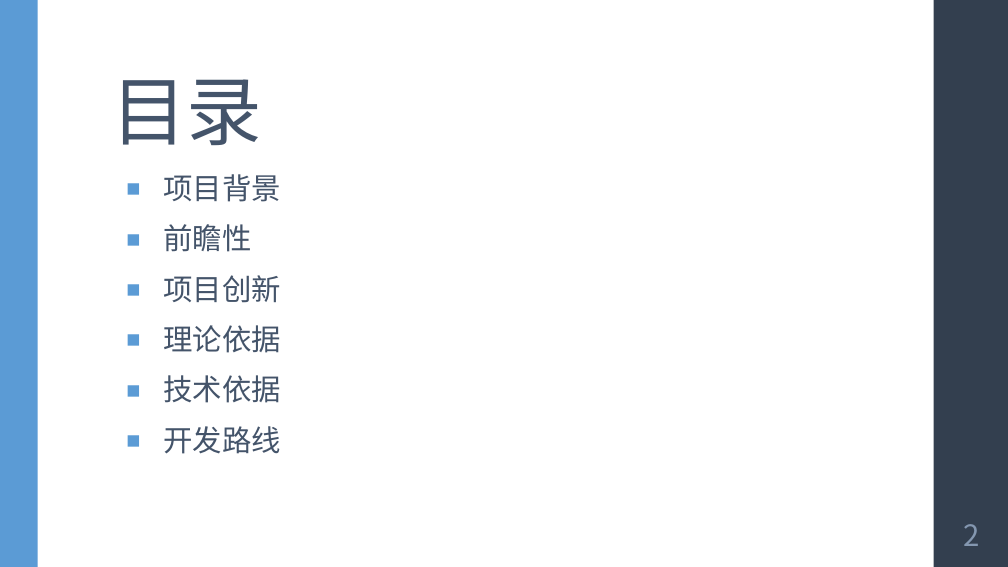
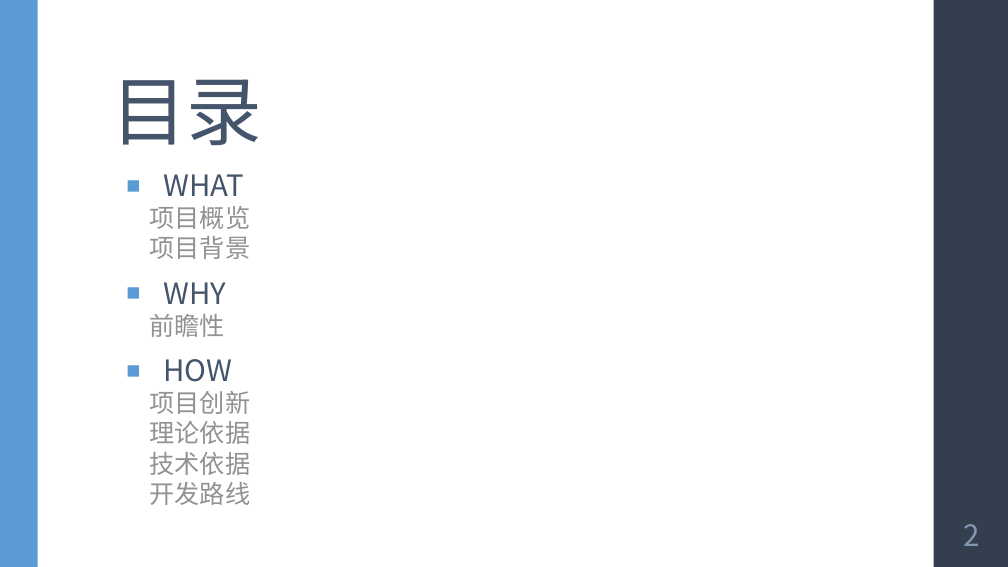
Before and after one commit to OSH-2023/x-Eris, a slide deck: slide 2 of reports/x-Eris 小组中期报告.pptx. Drawn at 1008x567 pixels with LibreOffice and Linux fonts; fonts in the diff are those of the drawing. Boxes give left, top, right and bottom in pixels: in the first picture for what was removed or moved away, otherwise in the second. Text is boxed around its words. In the diff, an @@ line names an element or a change of style, - is before the commit and + after.

```diff
--- a/reports/x-Eris 小组中期报告.pptx
+++ b/reports/x-Eris 小组中期报告.pptx
@@ text at [150, 174, 251, 229]: paragraphs added @@
+■ WHAT
+  项目概览
@@ text at [150, 236, 251, 505]: size 28 to 24 pt, text colour #44546A to #939393, letter spacing 0.1 to 0 pt in "项目背景", "前瞻性", "项目创新", "理论依据" and 2 more places; bullet ■ to none; list level 1 to 2 in "项目背景"; line spacing 0.95 to 0.8; list level 1 to 2 in "前瞻性"; list level 1 to 2 in "项目创新"; list level 1 to 2 in "理论依据"; list level 1 to 2 in "技术依据"; list level 1 to 2 in "开发路线" @@
@@ text at [163, 282, 226, 304]: paragraph added @@
+■ WHY
@@ text at [163, 359, 232, 382]: paragraph added @@
+■ HOW
```
Also in this commit, not shown: 1 other slide changed, 2 slides added.
